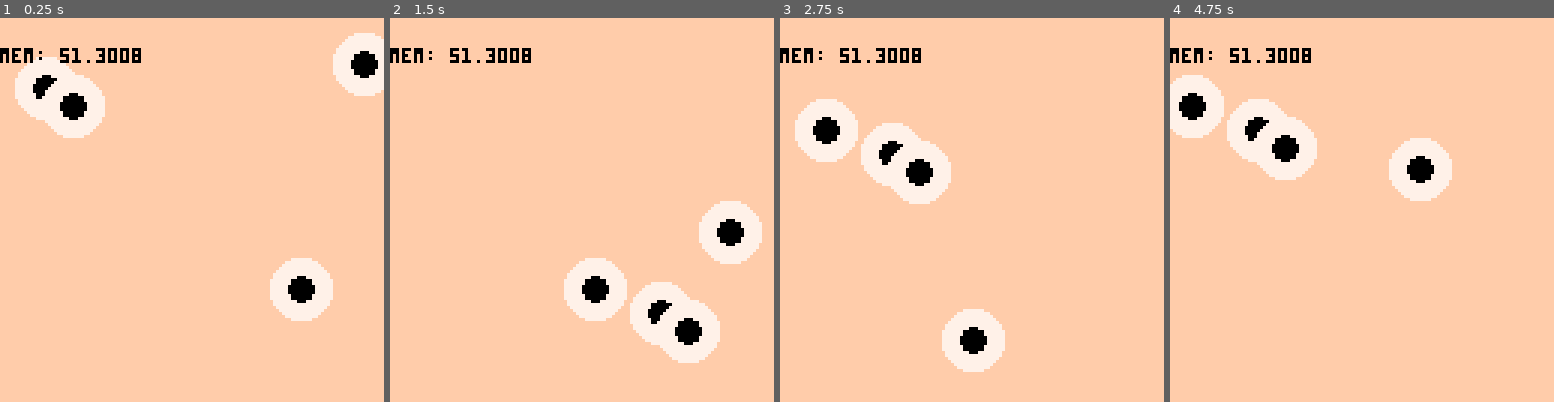
Above: before the commit, frames 1-4 (left to right).
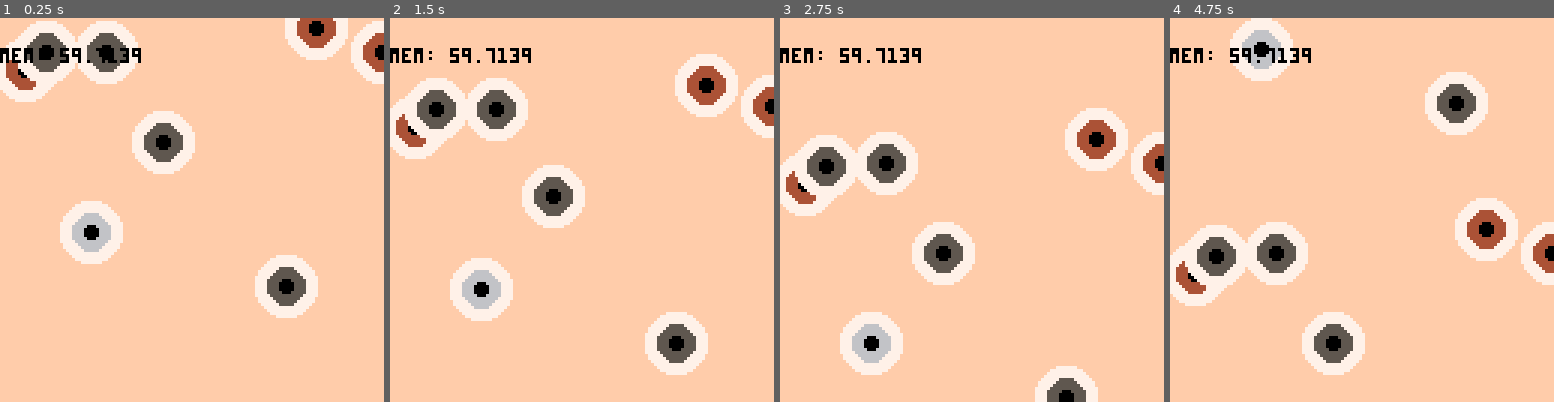
Above: after the commit, the same moments.

Repository: akd-io/pico8
Game: PICO-8 cartridge demos/components-eyeballs.p8
Two runs of this game, one before a commit and one after it. Both use one fixed random seed, a clock stepped at 60 frames per second and the inputs below.
Inputs:
- Up to frame 1 (0.25 s): no input
- Up to frame 2 (1.5 s): tap X (X key) at 0.33, 1.07 s
- Up to frame 3 (2.75 s): tap X (X key) at 1.85 s
- Up to frame 4 (4.75 s): tap X (X key) at 2.97, 4.08 s

The runs differ from the first frame. In frame 1, 16% of the frame differs, in the area x 0-100%, y 0-79%; in frame 2, 21%; in frame 3, 18%; in frame 4, 22%, in the area x 0-100%, y 0-93%.

Commit message:
Support component keys and fragments

Diff:
--- a/demos/components-eyeballs.p8
+++ b/demos/components-eyeballs.p8
@@ -5,21 +5,28 @@
 #include ../lib/array_methods.lua
 #include ../lib/range.lua
 
+local black = 0
+local darkBlue = 1
+local brown = 4
+local darkGray = 5
+local lightGray = 6
+local white = 7
+
 local circleComponent = createComponent(function(x, y, r, col)
   circfill(x, y, r, col)
 end)
 
 local getRandomCoord = function() return rnd() * 128 end
-local eyeballComponent = createComponent(function()
+local eyeballComponent = createComponent(function(eyeColor, _x, _y)
   local x, setX = useState(getRandomCoord)
   local y, setY = useState(getRandomCoord)
 
-  x = setX((x + 1) % 128)
-  y = setY((y + 1) % 128)
+  y = setY((y + 0.25) % 128)
 
   return {
-    { circleComponent, x, y, 10, 7 },
-    { circleComponent, x, y, 4, 0 }
+    { circleComponent, _x or x, _y or y, 10, white },
+    { circleComponent, _x or x, _y or y, 6, eyeColor },
+    { circleComponent, _x or x, _y or y, 2, black }
   }
 end)
 
@@ -30,22 +37,38 @@
   -- This will result in the last eyeball's getting cleaned up and be given a new initial position when re-mounted.
   -- Eyeballs 1-3 are not conditional, and their state is correctly persisted forever.
 
-  local eyeballs = 3
-  if (rnd() < 0.9) then
-    eyeballs += 1
+  local numEyeballs = 3
+  if (rnd() < 0.99) then
+    numEyeballs += 1
   end
 
-  local shouldRenderCenterCircle = btn(❎)
+  local shouldRenderCenterEyeball = btn(❎)
+
+  local threeEyeballs = {
+    { eyeballComponent, brown },
+    { eyeballComponent, brown },
+    { eyeballComponent, brown }
+  }
 
   return {
-    shouldRenderCenterCircle
-        and { circleComponent, 64, 64, 10, 1 }
+    -- To render a component conditionally without affecting subsequent component keys,
+    -- render nil for the negative case, to keep occupying the array index, and thereby key.
+    shouldRenderCenterEyeball
+        and { eyeballComponent, darkBlue, 64, 64 }
         or nil,
-    unpack(arrayMap(
-      range(eyeballs), function()
-        return { eyeballComponent }
+    -- To render a static array of components, simply add the array to the return array.
+    threeEyeballs,
+    -- To render a dynamic array of variable size, components must specify a key for identification.
+    -- You can utilize an array map method to generate component arrays from data.
+    -- Do NOT use unpack() to spread the array into the return array,
+    -- as that would bump keys of subsequent components.
+    arrayMap(
+      range(numEyeballs), function(value)
+        local key = value
+        return { key, eyeballComponent, darkGray }
       end
-    ))
+    ),
+    { eyeballComponent, lightGray }
   }
 end)
 
--- a/lib/components.lua
+++ b/lib/components.lua
@@ -51,12 +51,13 @@
     local componentId = componentCreationCounter
     componentCreationCounter += 1
 
+    -- return internal render function
     return function(key, ...)
       assert(key != nil, "key must be provided")
 
       -- Save parent/previous component instance and id
+      local parentInstance = currentInstance
       local parentInstanceId = currentInstanceId
-      local parentInstance = currentInstance
 
       -- Generate instance id
       local prefix = parentInstanceId and parentInstanceId .. "-" or ""
@@ -78,16 +79,36 @@
       -- Render component with remaining args
       local elements = externalComponentRenderFunc(...)
       if elements != nil then
-        assert(type(elements) == "table", "Elements must be tables. Got type " .. type(elements) .. ".")
+        assert(type(elements) == "table", "Elements array must be a table. Got " .. type(elements) .. ".")
 
-        -- Render elements
-        -- An element is a table whose first value is an internal render function, and whose remaining values are component props.
-        for elementKey, element in pairs(elements) do
-          local internalComponentRenderFunc = element[1]
-          local renderFuncType = type(internalComponentRenderFunc)
-          assert(renderFuncType == "function", "Elements must be tables with a function as the first element. Got Type " .. renderFuncType .. ".")
-          internalComponentRenderFunc(elementKey, select(2, unpack(element)))
+        local function renderElements(elements, prefix)
+          -- An element is a table whose first value is an internal render function, and whose remaining values are component props.
+          for index, element in pairs(elements) do
+            assert(type(element) == "table", "Element must be a table. Got " .. type(element) .. ".")
+            local firstValue = element[1]
+            local firstValueType = type(firstValue)
+
+            assert(firstValueType == "table" or firstValueType == "number" or firstValueType == "string" or firstValueType == "function", "First value of an element must be a key (number or string), a render function, or another element when it is a fragment (array of elements). Got " .. firstValueType .. ".")
+
+            if (firstValueType == "table") then
+              -- If firstValueType == "table" then element is a fragment (array of elements)
+              -- and should have all its elements rendered
+              -- Their keys will be prefixed with the index of the fragment
+              renderElements(element, index .. "-")
+            else
+              local isKeyedElement = firstValueType == "number" or firstValueType == "string"
+              local key = isKeyedElement and firstValue or index
+              local internalComponentRenderFunc = isKeyedElement and element[2] or firstValue
+
+              local renderFuncType = type(internalComponentRenderFunc)
+              assert(renderFuncType == "function", "Elements must be tables with a function as the first element. Got Type " .. renderFuncType .. ".")
+              local indexOfFirstProp = isKeyedElement and 3 or 2
+              internalComponentRenderFunc((prefix or "") .. key, select(indexOfFirstProp, unpack(element)))
+            end
+          end
         end
+
+        renderElements(elements)
       end
 
       -- Restore parent component context
